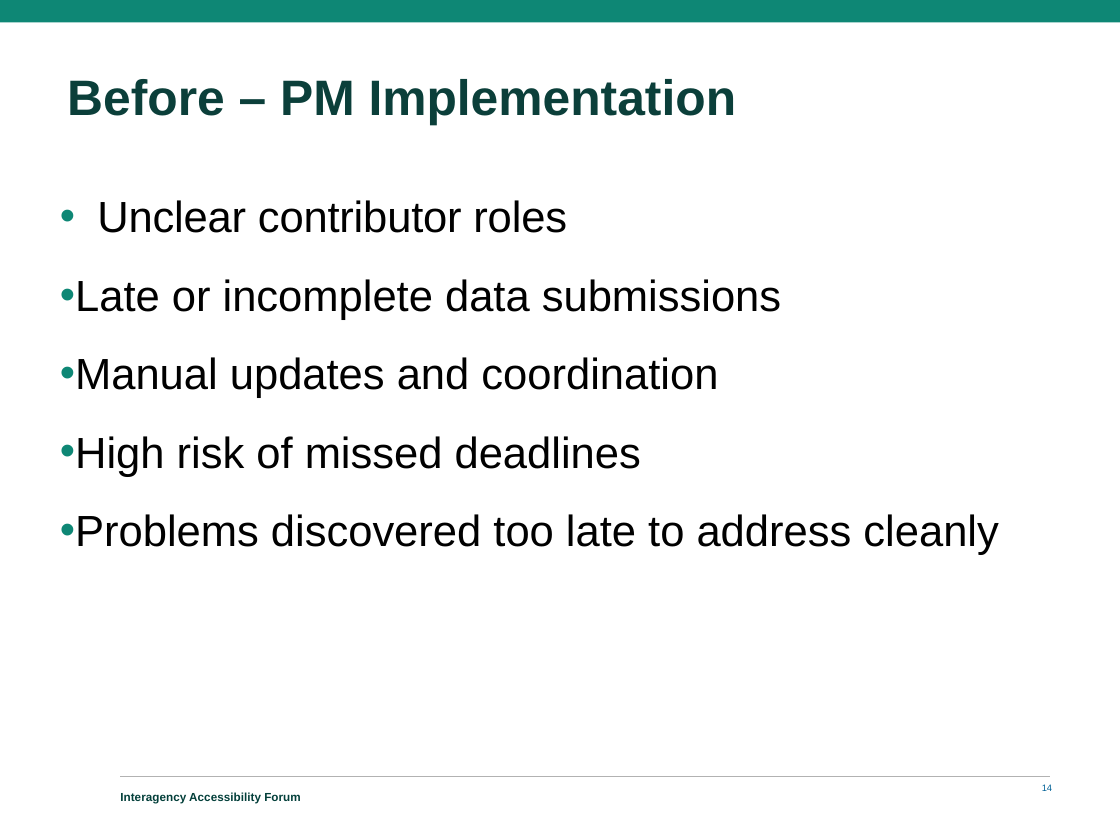
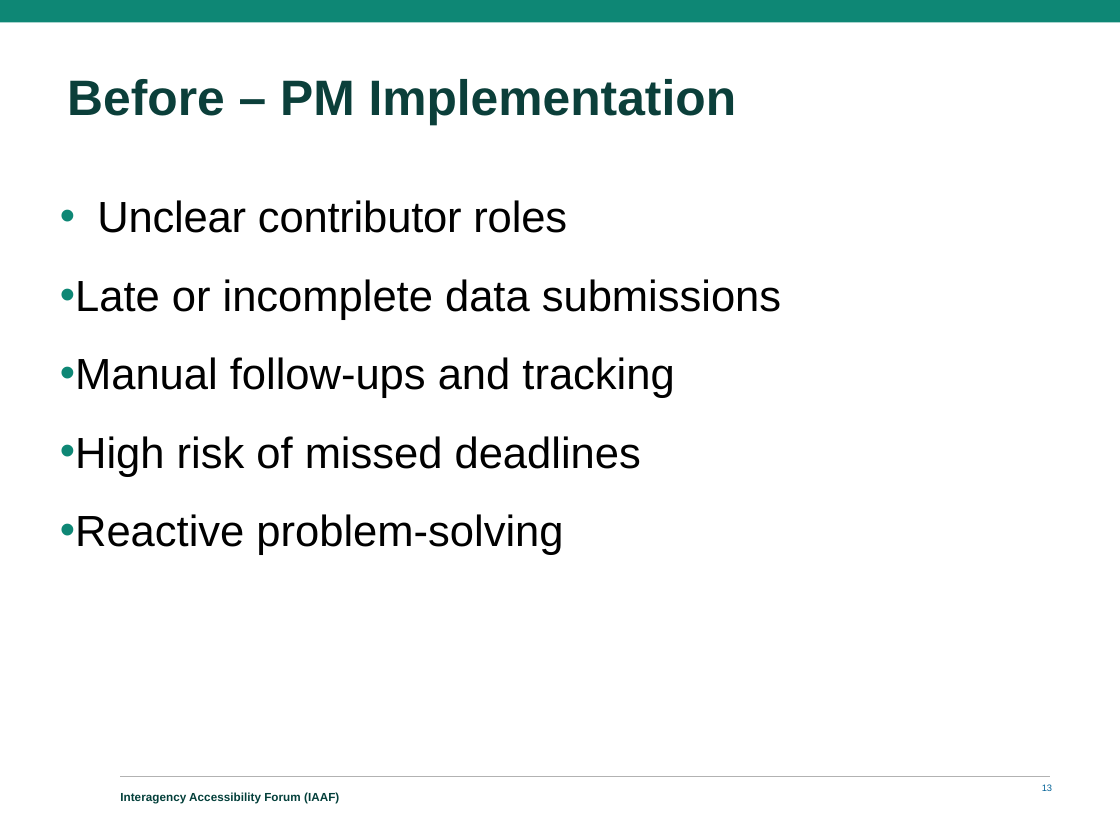
Before and after one commit to GSA/Section508.gov, a slide deck: slide 13 of assets/files/iaaf/2025/IAAF-2025-Enhancing-Your-Section-508-Assessment.pptx (slide 14 before the commit). Drawn at 1120x840 pixels with LibreOffice and Linux fonts; fonts in the diff are those of the drawing; background and template pictures are left out. Boxes give left, top, right and bottom in pixels: in the first picture for what was removed or moved away, otherwise in the second. Text is boxed around its words. In the diff, an @@ line names an element or a change of style, - is before the commit and + after.

Commit message:
Update IAAF files, PM List

```diff
--- a/assets/files/iaaf/2025/IAAF-2025-Enhancing-Your-Section-508-Assessment.pptx
+++ b/assets/files/iaaf/2025/IAAF-2025-Enhancing-Your-Section-508-Assessment.pptx
@@ text at bbox=[60, 357, 674, 398]: text changed @@
-• Manual updates and coordination
+• Manual follow-ups and tracking
@@ text at bbox=[60, 514, 563, 555]: text changed @@
-• Problems discovered too late to address cleanly
+• Reactive problem-solving
@@ text at bbox=[120, 792, 339, 803]: text changed @@
-Interagency Accessibility Forum
+Interagency Accessibility Forum (IAAF)
@@ page number at bbox=[1042, 784, 1052, 791]: text changed @@
-14
+13
```
Also in this commit, not shown: 22 other slides changed, 1 slide removed, 2 other files.
